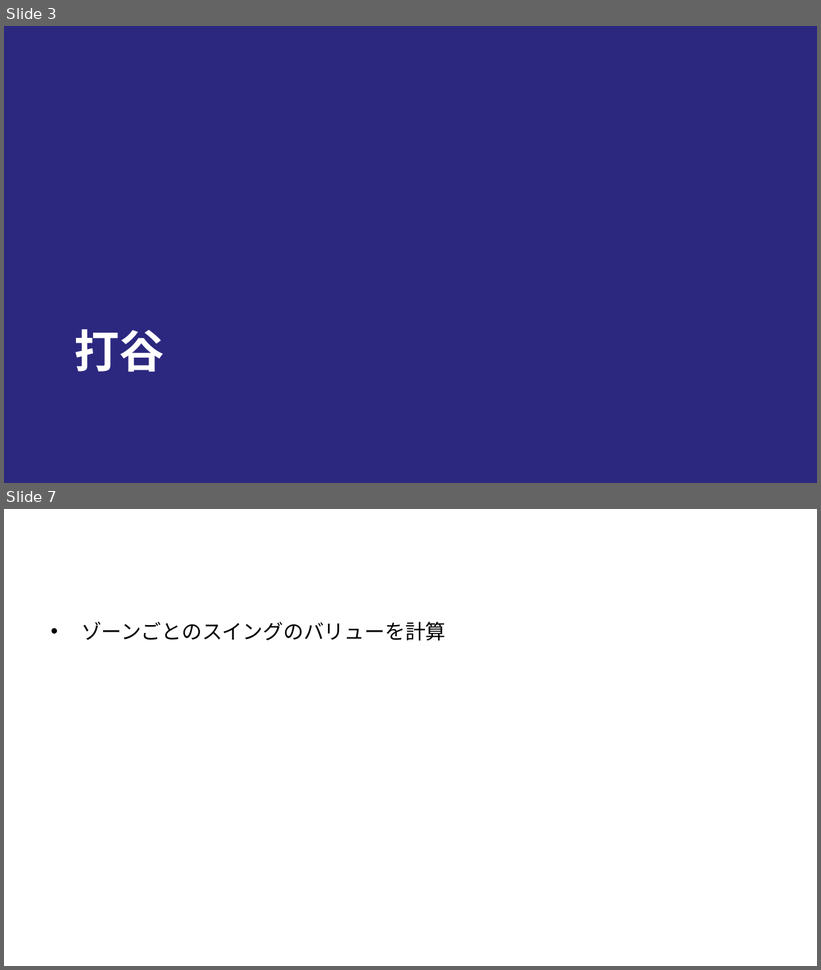
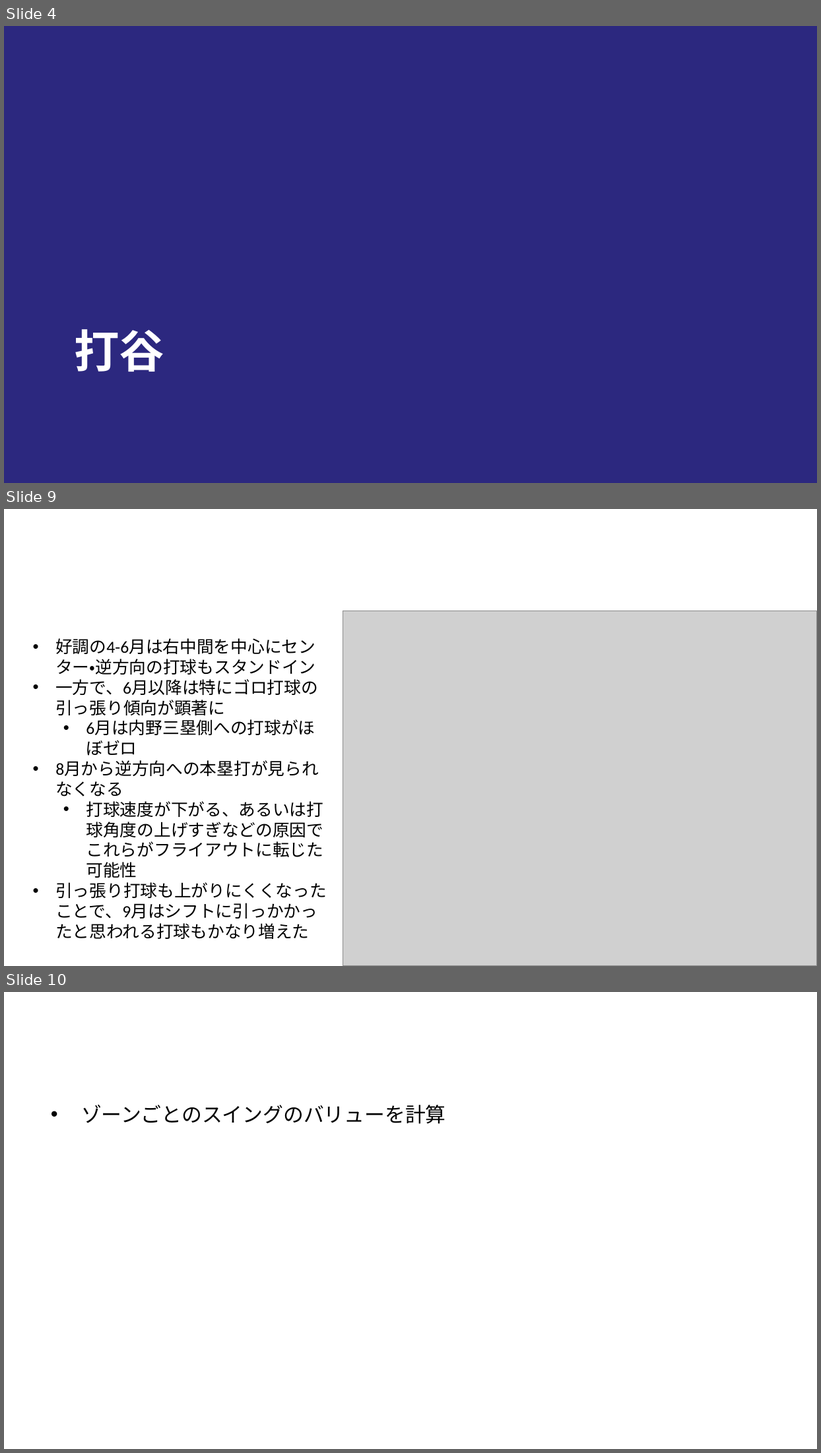
Before and after one commit to T-Reio/ohtani_analyze, a slide deck: slides/ohtani_tj.pptx. Shown one above the other, each under a label of ours: slides 3 and 7 before the commit, slides 4, 9 and 10 after it; the slides between them are not shown. The pictures are 821x970 and 821x1453 pixels, drawn with LibreOffice and Linux fonts; fonts in the diff are those of the drawing; grey boxes stand for pictures; background and template pictures are left out. Boxes give left, top, right and bottom in pixels: in the first picture for what was removed or moved away, otherwise in the second. Text is boxed around its words. In the diff, an @@ line names an element or a change of style, - is before the commit and + after.

```diff
--- a/slides/ohtani_tj.pptx
+++ b/slides/ohtani_tj.pptx
@@ slide 9 added at (4,509,817,966), background #FFFFFF @@
@@ picture added at (343,611,817,966) @@
@@ text added at (55,638,327,919), 20 pt, text #000000 @@
+• 好調の4-6月は右中間を中心にセンター・逆方向の打球もスタンドイン
+• 一方で、6月以降は特にゴロ打球の引っ張り傾向が顕著に
+  • 6月は内野三塁側への打球がほぼゼロ
+• 8月から逆方向への本塁打が見られなくなる
+  • 打球速度が下がる、あるいは打球角度の上げすぎなどの原因でこれらがフライアウトに転じた可能性
+• 引っ張り打球も上がりにくくなったことで、9月はシフトに引っかかったと思われる打球もかなり増えた
@@ title added at (55,659,316,939), 48 pt, text #FFFFFF, bold @@
+スプレーチャート：月ごと
@@ what was slide 3 is now slide 4 @@
@@ what was slide 7 is now slide 10 @@
```
Also in this commit, not shown: 3 slides changed, 3 other slides added, 2 other files.
